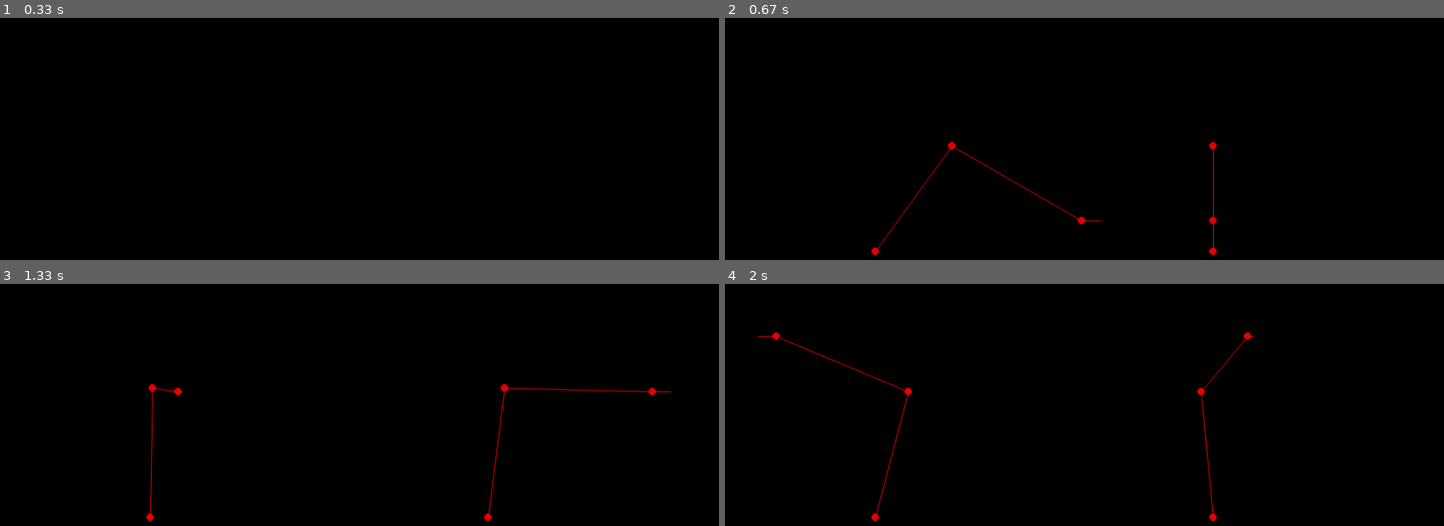
Above: before the commit, frames 1-4 (two rows, left to right).
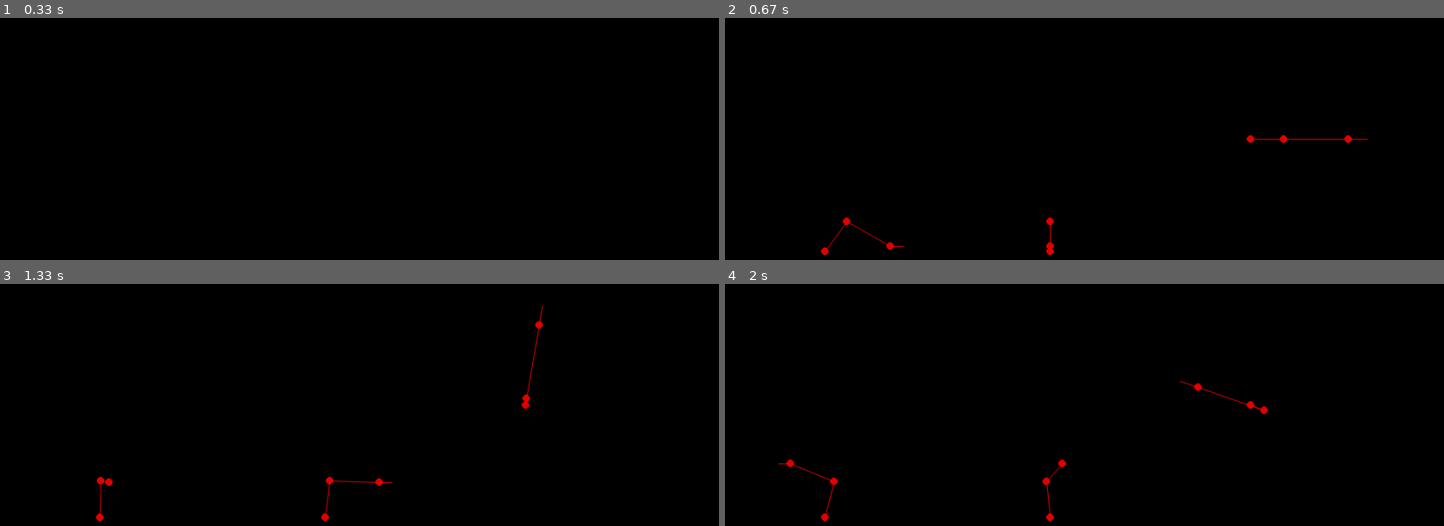
Above: after the commit, the same moments.

Repository: LPAE/lpae.github.io
Game: pygame game, started from projetos/RoboticArm/Simulation/pygame_simulation/RoboticArm/example_2d.py
The game is run twice, just before and just after one commit, with the same random seed, the same clock (stepped at 60 frames per second) and the same inputs.
Inputs:
- Up to frame 1 (0.33 s): no input
- Up to frame 2 (0.67 s): tap Space at 0.33 s
- Up to frame 3 (1.33 s): hold Right 0.67-1.13 s; tap Space at 0.73, 1.03, 1.23 s; hold Up from 1.17 s (still down); hold W from 1.17 s (still down)
- Up to frame 4 (2 s): release Up at 1.47 s; release W at 1.47 s; hold Right 1.5-1.97 s; tap Space at 1.57, 1.87 s

Frame 1 is identical in both runs. In frame 2, 0.9% of the frame differs, in the area x 13-90%, y 48-98%; in frame 3, 1.1%, in the area x 13-94%, y 8-98%; in frame 4, 1.1%.

Commit message:
add pygame simulation up view

Diff:
--- a/projetos/RoboticArm/Simulation/pygame_simulation/RoboticArm/example_2d.py
+++ b/projetos/RoboticArm/Simulation/pygame_simulation/RoboticArm/example_2d.py
@@ -33,7 +33,7 @@
                                          init_ref=[400, 300, 0],
                                          init_theta=0,
                                          init_phi=np.pi/5,
-                                         init_R=350))
+                                         init_R=150))
 
         self.part_list.append(SlavePart(self.part_list[-1],
                                         None,
@@ -41,7 +41,7 @@
                                         None,
                                         'slave',
                                         init_phi=2*np.pi/3,
-                                        init_R=400))
+                                        init_R=200))
 
         self.part_list.append(SlavePart(self.part_list[-1],
                                         None,
@@ -110,28 +110,39 @@
         elif self.main_state == 'run_state':
             self.screen.fill((0, 0, 0))
             for part in self.part_list:
+                # ------------------------------------------------------------------------------------------------------
                 pygame.draw.circle(self.screen,
                                    (225, 0, 0),
-                                   [part.ref[0]//2, (3*self.screen_size[1])//4 - part.ref[2]//2],
+                                   [part.ref[0]//3, (3*self.screen_size[1])//4 - part.ref[2]//3],
                                    5)
 
                 pygame.draw.aaline(self.screen,
                                    (255, 0, 0),
-                                   [part.ref[0]//2, (3*self.screen_size[1])//4 - part.ref[2]//2],
-                                   [part.x//2, (3*self.screen_size[1])//4 - part.z//2],
+                                   [part.ref[0]//3, (3*self.screen_size[1])//4 - part.ref[2]//3],
+                                   [part.x//3, (3*self.screen_size[1])//4 - part.z//3],
                                    True)
-
+                # ------------------------------------------------------------------------------------------------------
                 pygame.draw.circle(self.screen,
                                    (225, 0, 0),
-                                   [(self.screen_size[0]+part.ref[1])//2, (3*self.screen_size[1])//4 - part.ref[2]//2],
+                                   [(self.screen_size[0]+part.ref[1])//3, (3*self.screen_size[1])//4 - part.ref[2]//3],
                                    5)
 
                 pygame.draw.aaline(self.screen,
                                    (255, 0, 0),
-                                   [(self.screen_size[0]+part.ref[1])//2, (3*self.screen_size[1])//4 - part.ref[2]//2],
-                                   [(self.screen_size[0]+part.y)//2, (3*self.screen_size[1])//4 - part.z//2],
+                                   [(self.screen_size[0]+part.ref[1])//3, (3*self.screen_size[1])//4 - part.ref[2]//3],
+                                   [(self.screen_size[0]+part.y)//3, (3*self.screen_size[1])//4 - part.z//3],
                                    True)
+                # ------------------------------------------------------------------------------------------------------
+                pygame.draw.circle(self.screen,
+                                   (225, 0, 0),
+                                   [(self.screen_size[0]+part.ref[0])//2, (3*self.screen_size[1])//4 - part.ref[1]//2],
+                                   5)
 
+                pygame.draw.aaline(self.screen,
+                                   (255, 0, 0),
+                                   [(self.screen_size[0]+part.ref[0])//2, (3*self.screen_size[1])//4 - part.ref[1]//2],
+                                   [(self.screen_size[0]+part.x)//2, (3*self.screen_size[1])//4 - part.y//2],
+                                   True)
         pygame.display.flip()
 
 
